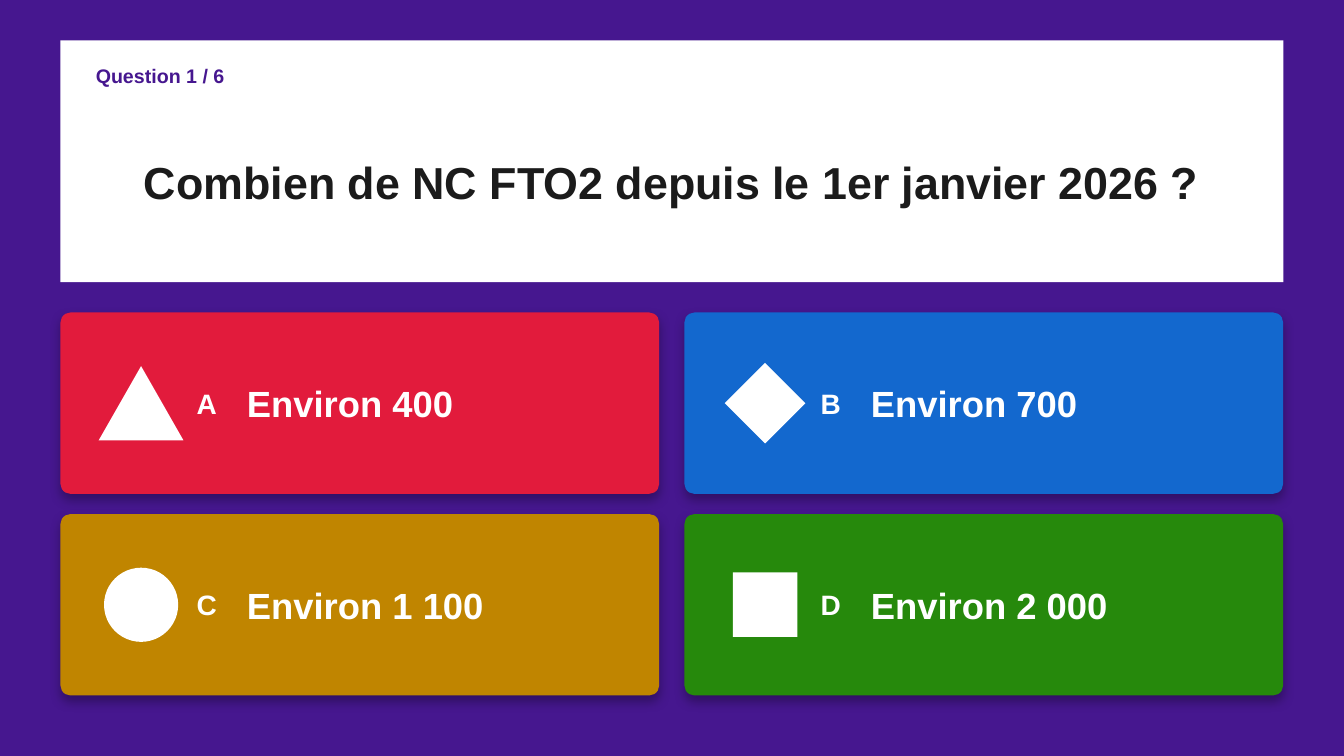
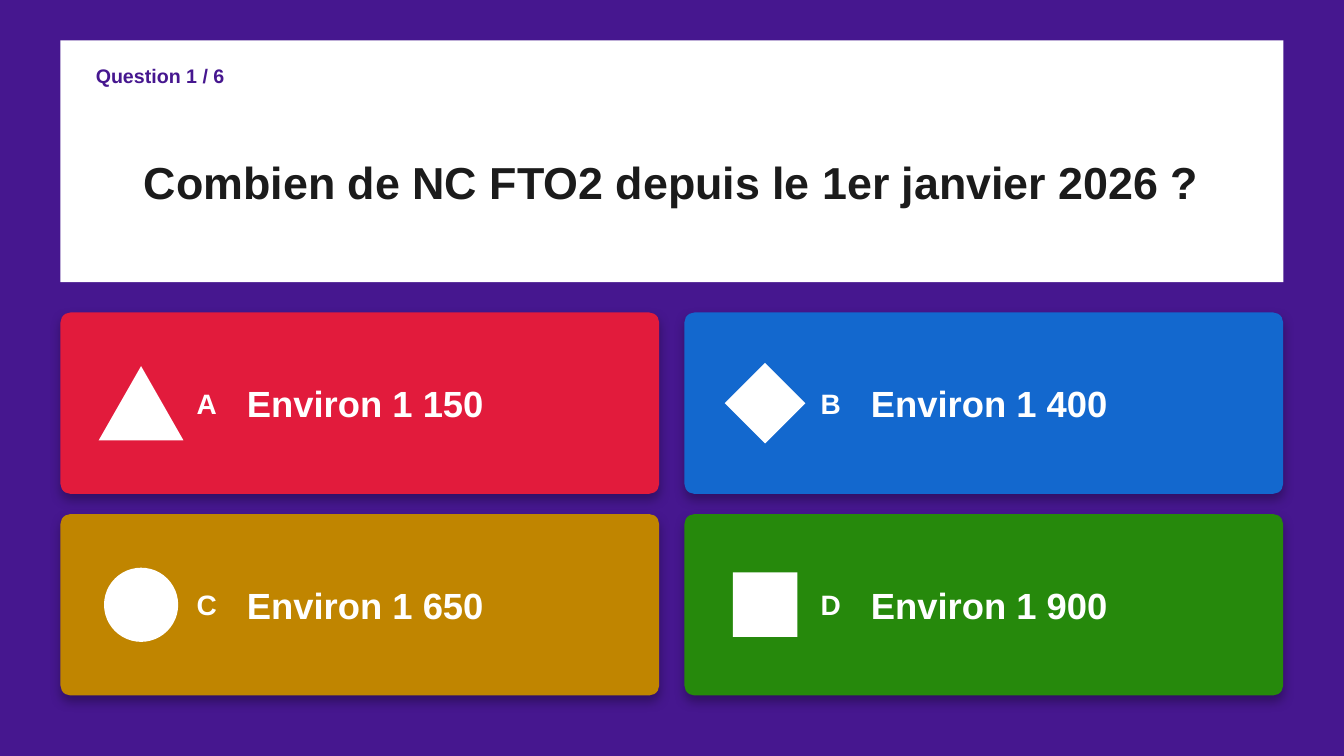
Before and after one commit to moudimash99/FTO2_NC_handover, a slide deck: slide 2 of 03_reports/quiz/Quiz_NC_FTO2.pptx. Drawn at 1344x756 pixels with LibreOffice and Linux fonts; fonts in the diff are those of the drawing. Boxes give left, top, right and bottom in pixels: in the first picture for what was removed or moved away, otherwise in the second. Text is boxed around its words. In the diff, an @@ line names an element or a change of style, - is before the commit and + after.

```diff
--- a/03_reports/quiz/Quiz_NC_FTO2.pptx
+++ b/03_reports/quiz/Quiz_NC_FTO2.pptx
@@ text at bbox=[247, 390, 484, 418]: text changed @@
-Environ 400
+Environ 1 150
@@ text at bbox=[871, 390, 1108, 418]: text changed @@
-Environ 700
+Environ 1 400
@@ text at bbox=[247, 592, 484, 620]: text changed @@
-Environ 1 100
+Environ 1 650
@@ text at bbox=[871, 592, 1108, 620]: text changed @@
-Environ 2 000
+Environ 1 900
```
Also in this commit, not shown: 9 other slides changed.
